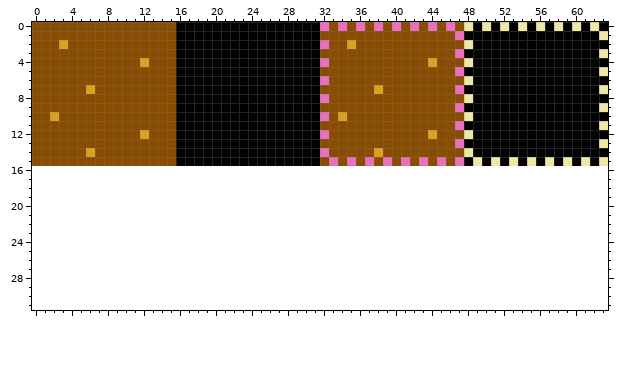
Pixel-art file, stored at data/map/ground.ase. Above: the version before the commit.
64x16 pixels, 1 frame. The old version is drawn lined up with the new one, on the new canvas.
Once edited:
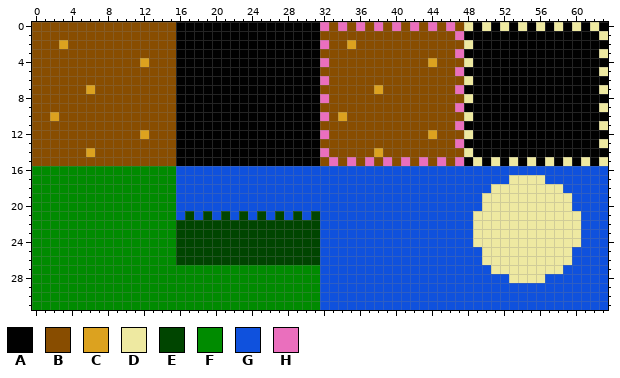
Palette (. is transparent): A #010101  B #884d00  C #dca21f  D #eee9a1  E #004500  F #008b00  G #0f51dd  H #ea6fbd
What changed:
canvas 64x16 -> 64x32
@@ x 0..63 @@
 15 BBBBBBBBBBBBBBBBAAAAAAAAAAAAAAAABHBHBHBHBHBHBHBHADADADADADADADAD
-16 ................................................................
-17 ................................................................
-18 ................................................................
-19 ................................................................
-20 ................................................................
-21 ................................................................
-22 ................................................................
-23 ................................................................
-24 ................................................................
-25 ................................................................
-26 ................................................................
-27 ................................................................
-28 ................................................................
-29 ................................................................
-30 ................................................................
-31 ................................................................
+16 FFFFFFFFFFFFFFFFGGGGGGGGGGGGGGGGGGGGGGGGGGGGGGGGGGGGGGGGGGGGGGGG
+17 FFFFFFFFFFFFFFFFGGGGGGGGGGGGGGGGGGGGGGGGGGGGGGGGGGGGGDDDDGGGGGGG
+18 FFFFFFFFFFFFFFFFGGGGGGGGGGGGGGGGGGGGGGGGGGGGGGGGGGGDDDDDDDDGGGGG
+19 FFFFFFFFFFFFFFFFGGGGGGGGGGGGGGGGGGGGGGGGGGGGGGGGGGDDDDDDDDDDGGGG
+20 FFFFFFFFFFFFFFFFGGGGGGGGGGGGGGGGGGGGGGGGGGGGGGGGGGDDDDDDDDDDGGGG
+21 FFFFFFFFFFFFFFFFGEGEGEGEGEGEGEGEGGGGGGGGGGGGGGGGGDDDDDDDDDDDDGGG
+22 FFFFFFFFFFFFFFFFEEEEEEEEEEEEEEEEGGGGGGGGGGGGGGGGGDDDDDDDDDDDDGGG
+23 FFFFFFFFFFFFFFFFEEEEEEEEEEEEEEEEGGGGGGGGGGGGGGGGGDDDDDDDDDDDDGGG
+24 FFFFFFFFFFFFFFFFEEEEEEEEEEEEEEEEGGGGGGGGGGGGGGGGGDDDDDDDDDDDDGGG
+25 FFFFFFFFFFFFFFFFEEEEEEEEEEEEEEEEGGGGGGGGGGGGGGGGGGDDDDDDDDDDGGGG
+26 FFFFFFFFFFFFFFFFEEEEEEEEEEEEEEEEGGGGGGGGGGGGGGGGGGDDDDDDDDDDGGGG
+27 FFFFFFFFFFFFFFFFFFFFFFFFFFFFFFFFGGGGGGGGGGGGGGGGGGGDDDDDDDDGGGGG
+28 FFFFFFFFFFFFFFFFFFFFFFFFFFFFFFFFGGGGGGGGGGGGGGGGGGGGGDDDDGGGGGGG
+29 FFFFFFFFFFFFFFFFFFFFFFFFFFFFFFFFGGGGGGGGGGGGGGGGGGGGGGGGGGGGGGGG
+30 FFFFFFFFFFFFFFFFFFFFFFFFFFFFFFFFGGGGGGGGGGGGGGGGGGGGGGGGGGGGGGGG
+31 FFFFFFFFFFFFFFFFFFFFFFFFFFFFFFFFGGGGGGGGGGGGGGGGGGGGGGGGGGGGGGGG
Where, in picture pixels (left, top, right, bottom), the same in both pictures:
added: (32, 166, 608, 310)
